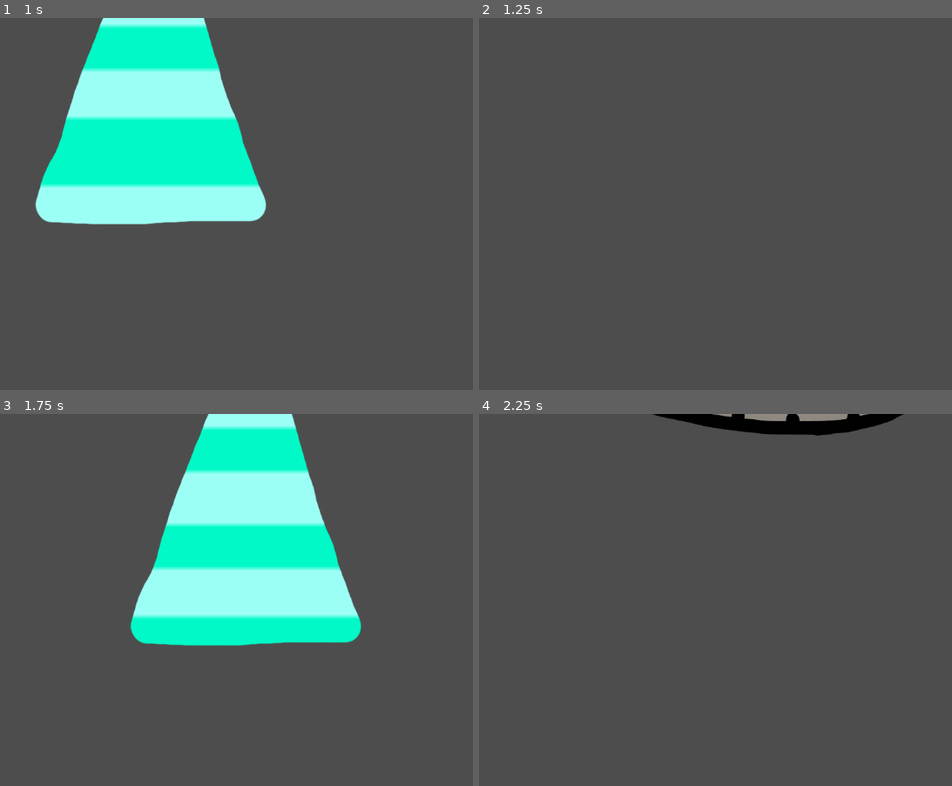
Above: before the commit, frames 1-4 (two rows, left to right).
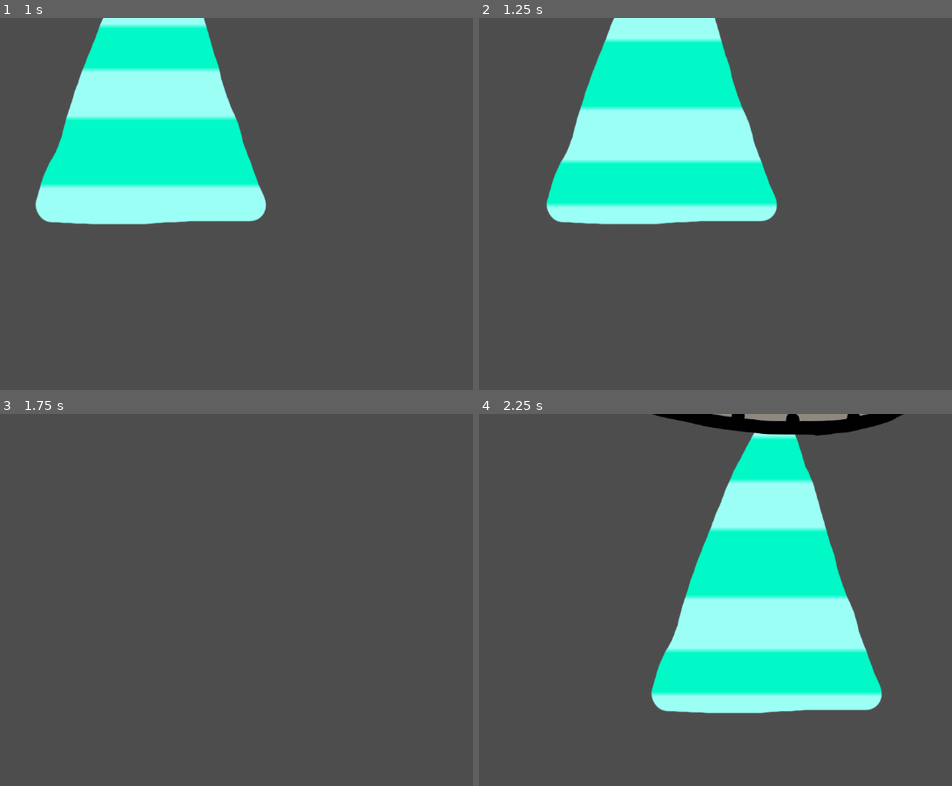
Above: after the commit, the same moments.

Repository: kilmanio/gamejam2024
Game: Godot game, scene res://gametest.tscn
Two runs of this game, one before a commit and one after it. Both use one fixed random seed, a clock stepped at 60 frames per second and the inputs below. The engine's default icon, where the game draws it, is replaced by a stand-in: a white triangle on a blue panel in a dark square.
Inputs:
- Up to frame 1 (1 s): tap Enter at 0.5 s; hold Right (ui_right) from 0.53 s (still down); hold Space (ui_select) from 0.53 s (still down)
- Up to frame 2 (1.25 s): keep holding Right (ui_right); keep holding Space (ui_select)
- Up to frame 3 (1.75 s): release Right (ui_right) at 1.28 s; release Space (ui_select) at 1.28 s; hold Down (ui_down) from 1.28 s (still down); tap Space (ui_select) at 1.35, 1.52 s
- Up to frame 4 (2.25 s): tap Space (ui_select) at 1.82 s; release Down (ui_down) at 2.03 s; hold Right (ui_right) from 2.03 s (still down); hold Space (ui_select) from 2.03 s (still down)

Frame 1 is identical in both runs. In frame 2, 20% of the frame differs, in the area x 14-63%, y 0-56%; in frame 3, 21%; in frame 4, 23%, in the area x 36-86%, y 4-81%.

Commit message:
Make beam hold instead of toggle

Diff:
--- a/ship.gd
+++ b/ship.gd
@@ -1,7 +1,6 @@
 extends RigidBody2D
 const SHIP_SPEED = 500
 var beam = false
-var timeout = 0
 
 # Called when the node enters the scene tree for the first time.
 func _ready() -> void:
@@ -24,21 +23,17 @@
 		[false, true]: apply_force(Vector2(0, -SHIP_SPEED))
 
 func handle_beam():
-	if Input.is_action_pressed("ui_select") && timeout <= 0:
-		if beam:
-			$PlayerGFX/TractorBeam.visible = false
-			$Beam.gravity_space_override = false
-			beam = false
-		else:
-			$PlayerGFX/TractorBeam.visible = true
-			$Beam.gravity_space_override = true
-			beam = true
+	if Input.is_action_pressed("ui_select"):
+		$PlayerGFX/TractorBeam.visible = true
+		$Beam.gravity_space_override = true
+		beam = true
+	else:
+		$PlayerGFX/TractorBeam.visible = false
+		$Beam.gravity_space_override = false
+		beam = false
 
-		timeout = 0.5
 
 # Called every frame. 'delta' is the elapsed time since the previous frame.
 func _physics_process(delta: float) -> void:
-	timeout -= delta
-
 	handle_movement()
 	handle_beam()
